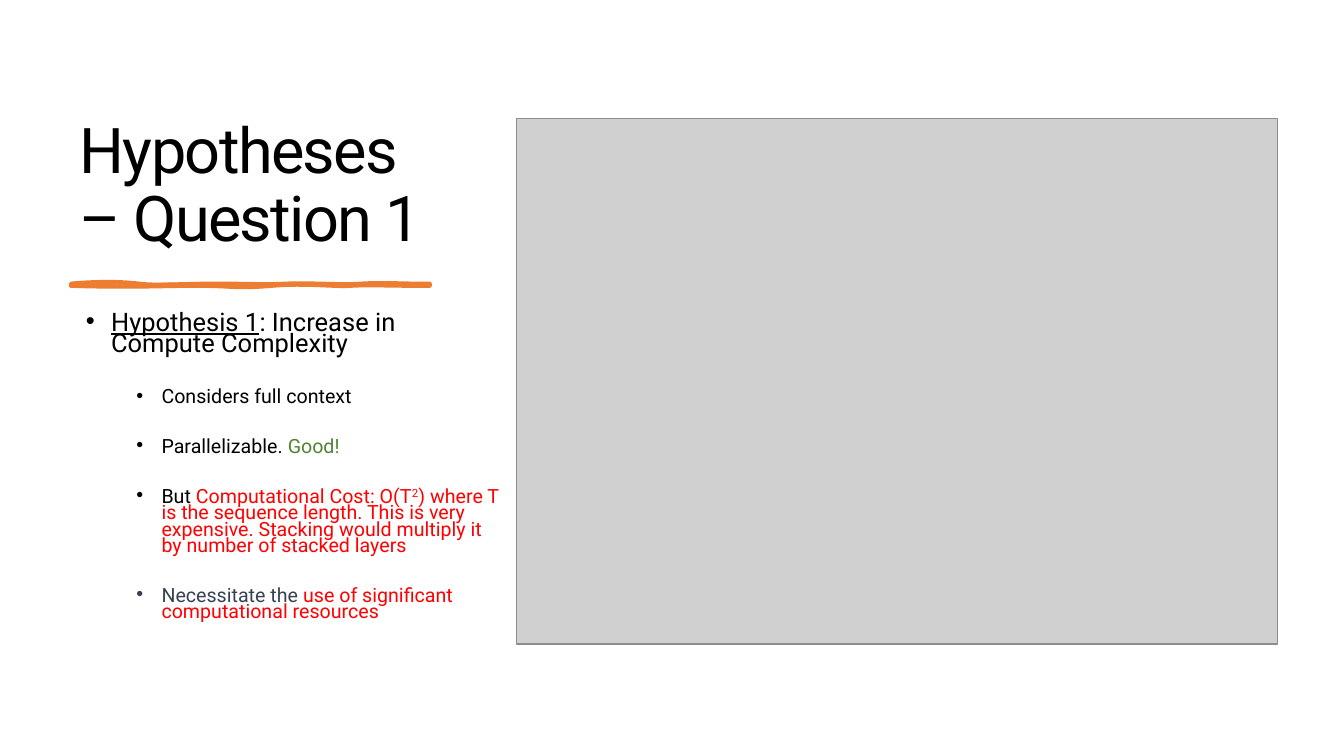
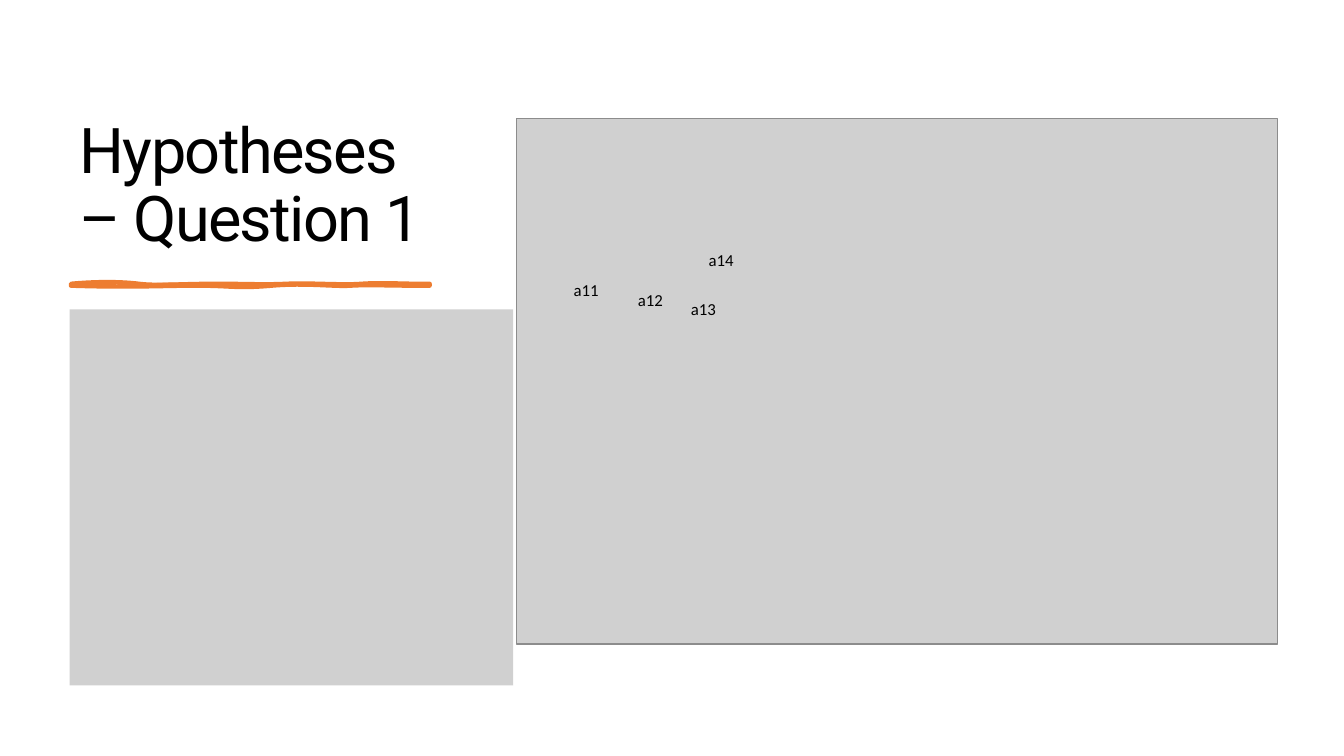
Before and after one commit to BalasubramanyamEvani/ScriptChain-Health-Assessment, a slide deck: slide 4 of presentation.pptx. Drawn at 1344x756 pixels with LibreOffice and Linux fonts; fonts in the diff are those of the drawing; grey boxes stand for pictures. Boxes give left, top, right and bottom in pixels: in the first picture for what was removed or moved away, otherwise in the second. Text is boxed around its words. In the diff, an @@ line names an element or a change of style, - is before the commit and + after.

Commit message:
update in ppt

```diff
--- a/presentation.pptx
+++ b/presentation.pptx
@@ text added at box(709, 255, 734, 266), 12 pt, text #000000 @@
+a14
@@ text added at box(574, 285, 599, 296), 12 pt, text #000000 @@
+a11
@@ text added at box(638, 295, 663, 306), 12 pt, text #000000 @@
+a12
@@ picture added at box(70, 310, 513, 686) @@
@@ text removed at box(111, 312, 499, 622) @@
-• Hypothesis 1: Increase in Compute Complexity
-  • Considers full context
-  • Parallelizable. Good!
-  • But Computational Cost: O(T2) where T is the sequence length. This is very expensive. Stacking would multiply it by number of stacked layers
-  • Necessitate the use of significant computational resources
@@ text added at box(691, 304, 716, 315), 12 pt, text #000000 @@
+a13
```
Also in this commit, not shown: 2 other slides changed.
